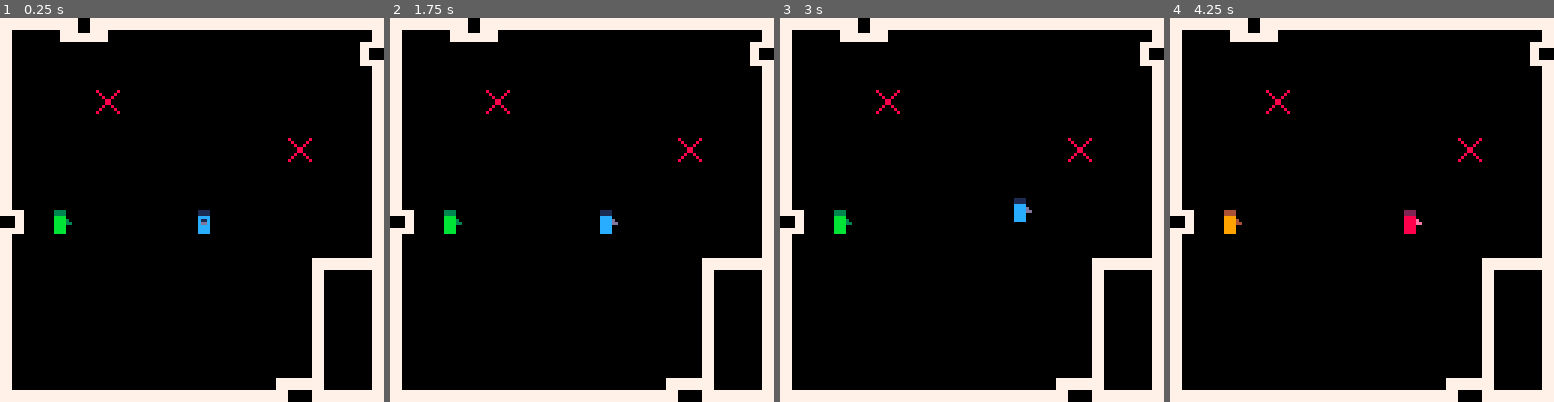
Above: before the commit, frames 1-4 (left to right).
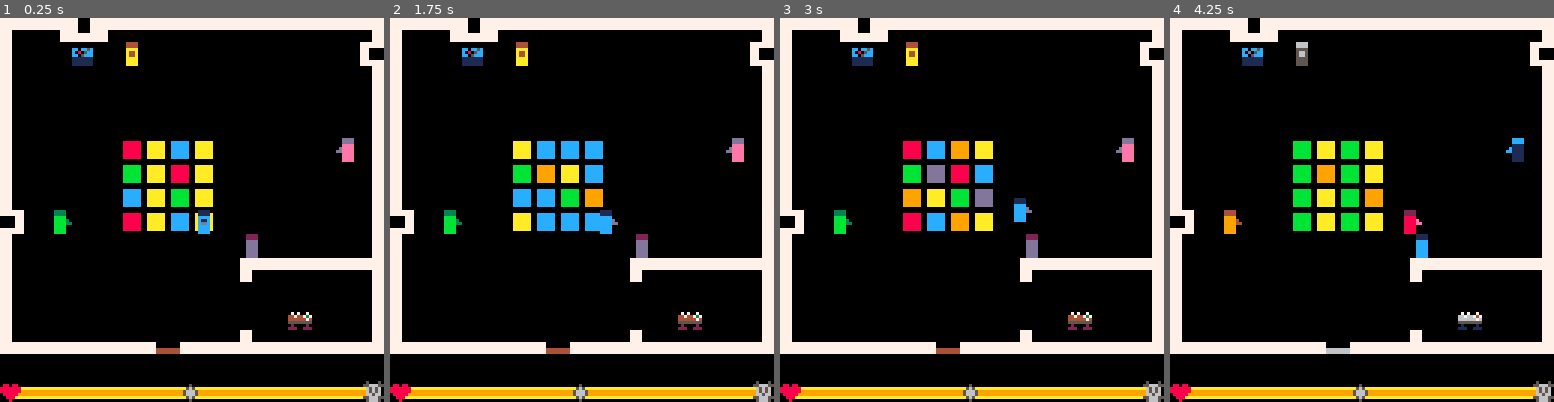
Above: after the commit, the same moments.

Repository: yepnix/ld35
Game: PICO-8 cartridge masks.p8
Two runs of this game, one before a commit and one after it. Both use one fixed random seed, a clock stepped at 60 frames per second and the inputs below.
Inputs:
- Up to frame 1 (0.25 s): no input
- Up to frame 2 (1.75 s): tap X (X key) at 0.33, 1.07 s; hold Right from 1.6 s (still down)
- Up to frame 3 (3 s): tap X (X key) at 1.85, 2.97 s; release Right at 2.1 s; hold Up 2.15-2.42 s; hold Right from 2.47 s (still down)
- Up to frame 4 (4.25 s): release Right at 3.03 s; hold Left 3.08-3.58 s; hold Down 3.63-3.97 s; hold Right from 4.02 s (still down); tap X (X key) at 4.08 s

The runs differ from the first frame. In frame 1, 14% of the frame differs, in the area x 0-100%, y 6-100%; in frame 2, 14%; in frame 3, 14%; in frame 4, 14%.

Commit message:
Sprites for interaction, plus some scenery

Diff:
--- a/masks.p8
+++ b/masks.p8
@@ -11,6 +11,7 @@
  maska=true
  maskb=false
  maskchamge=false
+ animt=0
 end
 
 function collision(direction)
@@ -61,6 +62,8 @@
 function _update()
 	moveplayer()
 	changemask()
+	animt+=1
+	if (animt==30) then animt=0 end
 end
 
 function drawpmask()
@@ -77,19 +80,42 @@
 
 function drawworldmask()
 	if (maska) then
-		map(0,0,0,0,16,16)
+		map(0,0,0,0,16,16,0x2)
 	elseif (maskb) then
 		pal(3,4)
 		pal(11,9)
-		map(0,0,0,0,16,16,0x0)
+		pal(2,1)
+		pal(13,12)
+		pal(8,13)
+		pal(14,1)
+		pal(4,6)
+		pal(10,5)
+		map(0,0,0,0,16,16,0x2)
+		pal()
+	end
+end
+
+function animdanceflr()
+	if (animt%15>7) then
+		pal(8,flr(rnd(5))+8)
+		pal(9,flr(rnd(5))+8)
+		pal(10,flr(rnd(5))+8)
+		pal(11,flr(rnd(5))+8)
+		pal(12,flr(rnd(5))+8)
+		pal(13,flr(rnd(5))+8)
+		sspr(56,32,64,64,40,40)
 		pal()
 	end
 end
 
 function _draw()
 	rectfill(0,0,128,128,0) --bg
+	map(0,0,0,0,16,16,0x0) --house
+	sspr(56,32,64,64,40,40) --dancefloor
+	animdanceflr() --dancefloor animation
 	drawpmask() --player
-	drawworldmask() --environment
+	drawworldmask() --interactive environment
+	spr(36,60,120)
 end
 
 
@@ -221,168 +247,168 @@
 
 
 __gff__
-0000000000020000000000000000000000000000000000000000000000000000000000000000000000000000000000000000000000000000000000000000000001010101010101000000000000000000010301000000000000000000000000000101010000000000000000000000000000000000000000000000000000000000
+0000000000030303030000000000000000000003030000000000000000000000000000000000000000000000000000000000000000000000000000000000000001010101010101000000000000000000010301030303030000000000000000000101010303030300000000000000000000000000000000000000000000000000
 0000000000000000000000000000000000000000000000000000000000000000000000000000000000000000000000000000000000000000000000000000000000000000000000000000000000000000000000000000000000000000000000000000000000000000000000000000000000000000000000000000000000000000
 __map__
 4041424340414141414141414141414200000000000000000000000000000000000000000000000000000000000000000000000000000000000000000000000000000000000000000000000000000000000000000000000000000000000000000000000000000000000000000000000000000000000000000000000000000000
-5000000000000000000000000000004600000000000000000000000000000000000000000000000000000000000000000000000000000000000000000000000000000000000000000000000000000000000000000000000000000000000000000000000000000000000000000000000000000000000000000000000000000000
-5000000000000000000000000000005200000000000000000000000000000000000000000000000000000000000000000000000000000000000000000000000000000000000000000000000000000000000000000000000000000000000000000000000000000000000000000000000000000000000000000000000000000000
-5000000051000000000000000000005200000000000000000000000000000000000000000000000000000000000000000000000000000000000000000000000000000000000000000000000000000000000000000000000000000000000000000000000000000000000000000000000000000000000000000000000000000000
-5000000000000000000000000000005200000000000000000000000000000000000000000000000000000000000000000000000000000000000000000000000000000000000000000000000000000000000000000000000000000000000000000000000000000000000000000000000000000000000000000000000000000000
-5000000000000000000000005100005200000000000000000000000000000000000000000000000000000000000000000000000000000000000000000000000000000000000000000000000000000000000000000000000000000000000000000000000000000000000000000000000000000000000000000000000000000000
+5000001400080000000000000000004600000000000000000000000000000000000000000000000000000000000000000000000000000000000000000000000000000000000000000000000000000000000000000000000000000000000000000000000000000000000000000000000000000000000000000000000000000000
+5000000000000000000000000000005200000000000000000000000000000000000000000000000000000000000000000000000000000000000000000000000000000000000000000000000000000000000000000000000000000000000000000000000000000000000000000000000000000000000000000000000000000000
+5000000000000000000000000000005200000000000000000000000000000000000000000000000000000000000000000000000000000000000000000000000000000000000000000000000000000000000000000000000000000000000000000000000000000000000000000000000000000000000000000000000000000000
+5000000000000000000000000000005200000000000000000000000000000000000000000000000000000000000000000000000000000000000000000000000000000000000000000000000000000000000000000000000000000000000000000000000000000000000000000000000000000000000000000000000000000000
+5000000000000000000000000000075200000000000000000000000000000000000000000000000000000000000000000000000000000000000000000000000000000000000000000000000000000000000000000000000000000000000000000000000000000000000000000000000000000000000000000000000000000000
 5000000000000000000000000000005200000000000000000000000000000000000000000000000000000000000000000000000000000000000000000000000000000000000000000000000000000000000000000000000000000000000000000000000000000000000000000000000000000000000000000000000000000000
 5000000000000000000000000000005200000000000000000000000000000000000000000000000000000000000000000000000000000000000000000000000000000000000000000000000000000000000000000000000000000000000000000000000000000000000000000000000000000000000000000000000000000000
 4500050000000000000000000000005200000000000000000000000000000000000000000000000000000000000000000000000000000000000000000000000000000000000000000000000000000000000000000000000000000000000000000000000000000000000000000000000000000000000000000000000000000000
-5000000000000000000000000000005200000000000000000000000000000000000000000000000000000000000000000000000000000000000000000000000000000000000000000000000000000000000000000000000000000000000000000000000000000000000000000000000000000000000000000000000000000000
-5000000000000000000000000040414200000000000000000000000000000000000000000000000000000000000000000000000000000000000000000000000000000000000000000000000000000000000000000000000000000000000000000000000000000000000000000000000000000000000000000000000000000000
-5000000000000000000000000050005200000000000000000000000000000000000000000000000000000000000000000000000000000000000000000000000000000000000000000000000000000000000000000000000000000000000000000000000000000000000000000000000000000000000000000000000000000000
-5000000000000000000000000050005200000000000000000000000000000000000000000000000000000000000000000000000000000000000000000000000000000000000000000000000000000000000000000000000000000000000000000000000000000000000000000000000000000000000000000000000000000000
-5000000000000000000000000050005200000000000000000000000000000000000000000000000000000000000000000000000000000000000000000000000000000000000000000000000000000000000000000000000000000000000000000000000000000000000000000000000000000000000000000000000000000000
-5000000000000000000000000050005200000000000000000000000000000000000000000000000000000000000000000000000000000000000000000000000000000000000000000000000000000000000000000000000000000000000000000000000000000000000000000000000000000000000000000000000000000000
-6061616161616161616161624160616200000000000000000000000000000000000000000000000000000000000000000000000000000000000000000000000000000000000000000000000000000000000000000000000000000000000000000000000000000000000000000000000000000000000000000000000000000000
-0000000000000000000000000000000000000000000000000000000000000000000000000000000000000000000000000000000000000000000000000000000000000000000000000000000000000000000000000000000000000000000000000000000000000000000000000000000000000000000000000000000000000000
-0000000000000000000000000000000000000000000000000000000000000000000000000000000000000000000000000000000000000000000000000000000000000000000000000000000000000000000000000000000000000000000000000000000000000000000000000000000000000000000000000000000000000000
-0000000000000000000000000000000000000000000000000000000000000000000000000000000000000000000000000000000000000000000000000000000000000000000000000000000000000000000000000000000000000000000000000000000000000000000000000000000000000000000000000000000000000000
-0000000000000000000000000000000000000000000000000000000000000000000000000000000000000000000000000000000000000000000000000000000000000000000000000000000000000000000000000000000000000000000000000000000000000000000000000000000000000000000000000000000000000000
-0000000000000000000000000000000000000000000000000000000000000000000000000000000000000000000000000000000000000000000000000000000000000000000000000000000000000000000000000000000000000000000000000000000000000000000000000000000000000000000000000000000000000000
-0000000000000000000000000000000000000000000000000000000000000000000000000000000000000000000000000000000000000000000000000000000000000000000000000000000000000000000000000000000000000000000000000000000000000000000000000000000000000000000000000000000000000000
-0000000000000000000000000000000000000000000000000000000000000000000000000000000000000000000000000000000000000000000000000000000000000000000000000000000000000000000000000000000000000000000000000000000000000000000000000000000000000000000000000000000000000000
-0000000000000000000000000000000000000000000000000000000000000000000000000000000000000000000000000000000000000000000000000000000000000000000000000000000000000000000000000000000000000000000000000000000000000000000000000000000000000000000000000000000000000000
-0000000000000000000000000000000000000000000000000000000000000000000000000000000000000000000000000000000000000000000000000000000000000000000000000000000000000000000000000000000000000000000000000000000000000000000000000000000000000000000000000000000000000000
-0000000000000000000000000000000000000000000000000000000000000000000000000000000000000000000000000000000000000000000000000000000000000000000000000000000000000000000000000000000000000000000000000000000000000000000000000000000000000000000000000000000000000000
-0000000000000000000000000000000000000000000000000000000000000000000000000000000000000000000000000000000000000000000000000000000000000000000000000000000000000000000000000000000000000000000000000000000000000000000000000000000000000000000000000000000000000000
-0000000000000000000000000000000000000000000000000000000000000000000000000000000000000000000000000000000000000000000000000000000000000000000000000000000000000000000000000000000000000000000000000000000000000000000000000000000000000000000000000000000000000000
-0000000000000000000000000000000000000000000000000000000000000000000000000000000000000000000000000000000000000000000000000000000000000000000000000000000000000000000000000000000000000000000000000000000000000000000000000000000000000000000000000000000000000000
-0000000000000000000000000000000000000000000000000000000000000000000000000000000000000000000000000000000000000000000000000000000000000000000000000000000000000000000000000000000000000000000000000000000000000000000000000000000000000000000000000000000000000000
-0000000000000000000000000000000000000000000000000000000000000000000000000000000000000000000000000000000000000000000000000000000000000000000000000000000000000000000000000000000000000000000000000000000000000000000000000000000000000000000000000000000000000000
-0000000000000000000000000000000000000000000000000000000000000000000000000000000000000000000000000000000000000000000000000000000000000000000000000000000000000000000000000000000000000000000000000000000000000000000000000000000000000000000000000000000000000000
-…(130 lines of a section not shown)…
+5000000000000000000006000000005200000000000000000000000000000000000000000000000000000000000000000000000000000000000000000000000000000000000000000000000000000000000000000000000000000000000000000000000000000000000000000000000000000000000000000000000000000000
+5000000000000000000040414141414200000000000000000000000000000000000000000000000000000000000000000000000000000000000000000000000000000000000000000000000000000000000000000000000000000000000000000000000000000000000000000000000000000000000000000000000000000000
+5000000000000000000000000000005200000000000000000000000000000000000000000000000000000000000000000000000000000000000000000000000000000000000000000000000000000000000000000000000000000000000000000000000000000000000000000000000000000000000000000000000000000000
+5000000000000000000000001300005200000000000000000000000000000000000000000000000000000000000000000000000000000000000000000000000000000000000000000000000000000000000000000000000000000000000000000000000000000000000000000000000000000000000000000000000000000000
+6061616161615354616160616161616200000000000000000000000000000000000000000000000000000000000000000000000000000000000000000000000000000000000000000000000000000000000000000000000000000000000000000000000000000000000000000000000000000000000000000000000000000000
+0000000000000000000000000000000000000000000000000000000000000000000000000000000000000000000000000000000000000000000000000000000000000000000000000000000000000000000000000000000000000000000000000000000000000000000000000000000000000000000000000000000000000000
+2122222222222222222222222222222300000000000000000000000000000000000000000000000000000000000000000000000000000000000000000000000000000000000000000000000000000000000000000000000000000000000000000000000000000000000000000000000000000000000000000000000000000000
+0000000000000000000000000000000000000000000000000000000000000000000000000000000000000000000000000000000000000000000000000000000000000000000000000000000000000000000000000000000000000000000000000000000000000000000000000000000000000000000000000000000000000000
+0000000000000000000000000000000000000000000000000000000000000000000000000000000000000000000000000000000000000000000000000000000000000000000000000000000000000000000000000000000000000000000000000000000000000000000000000000000000000000000000000000000000000000
+0000000000000000000000000000000000000000000000000000000000000000000000000000000000000000000000000000000000000000000000000000000000000000000000000000000000000000000000000000000000000000000000000000000000000000000000000000000000000000000000000000000000000000
+0000000000000000000000000000000000000000000000000000000000000000000000000000000000000000000000000000000000000000000000000000000000000000000000000000000000000000000000000000000000000000000000000000000000000000000000000000000000000000000000000000000000000000
+0000000000000000000000000000000000000000000000000000000000000000000000000000000000000000000000000000000000000000000000000000000000000000000000000000000000000000000000000000000000000000000000000000000000000000000000000000000000000000000000000000000000000000
+0000000000000000000000000000000000000000000000000000000000000000000000000000000000000000000000000000000000000000000000000000000000000000000000000000000000000000000000000000000000000000000000000000000000000000000000000000000000000000000000000000000000000000
+0000000000000000000000000000000000000000000000000000000000000000000000000000000000000000000000000000000000000000000000000000000000000000000000000000000000000000000000000000000000000000000000000000000000000000000000000000000000000000000000000000000000000000
+0000000000000000000000000000000000000000000000000000000000000000000000000000000000000000000000000000000000000000000000000000000000000000000000000000000000000000000000000000000000000000000000000000000000000000000000000000000000000000000000000000000000000000
+0000000000000000000000000000000000000000000000000000000000000000000000000000000000000000000000000000000000000000000000000000000000000000000000000000000000000000000000000000000000000000000000000000000000000000000000000000000000000000000000000000000000000000
+0000000000000000000000000000000000000000000000000000000000000000000000000000000000000000000000000000000000000000000000000000000000000000000000000000000000000000000000000000000000000000000000000000000000000000000000000000000000000000000000000000000000000000
+0000000000000000000000000000000000000000000000000000000000000000000000000000000000000000000000000000000000000000000000000000000000000000000000000000000000000000000000000000000000000000000000000000000000000000000000000000000000000000000000000000000000000000
+0000000000000000000000000000000000000000000000000000000000000000000000000000000000000000000000000000000000000000000000000000000000000000000000000000000000000000000000000000000000000000000000000000000000000000000000000000000000000000000000000000000000000000
+0000000000000000000000000000000000000000000000000000000000000000000000000000000000000000000000000000000000000000000000000000000000000000000000000000000000000000000000000000000000000000000000000000000000000000000000000000000000000000000000000000000000000000
+0000000000000000000000000000000000000000000000000000000000000000000000000000000000000000000000000000000000000000000000000000000000000000000000000000000000000000000000000000000000000000000000000000000000000000000000000000000000000000000000000000000000000000
+0000000000000000000000000000000000000000000000000000000000000000000000000000000000000000000000000000000000000000000000000000000000000000000000000000000000000000000000000000000000000000000000000000000000000000000000000000000000000000000000000000000000000000
+0000000000000000000000000000000000000000000000000000000000000000000000000000000000000000000000000000000000000000000000000000000000000000000000000000000000000000000000000000000000000000000000000000000000000000000000000000000000000000000000000000000000000000
+…(130 lines of a section not shown)…
Not shown, changed: 48 lines of the sprite sheet (__gfx__) section of masks.p8
